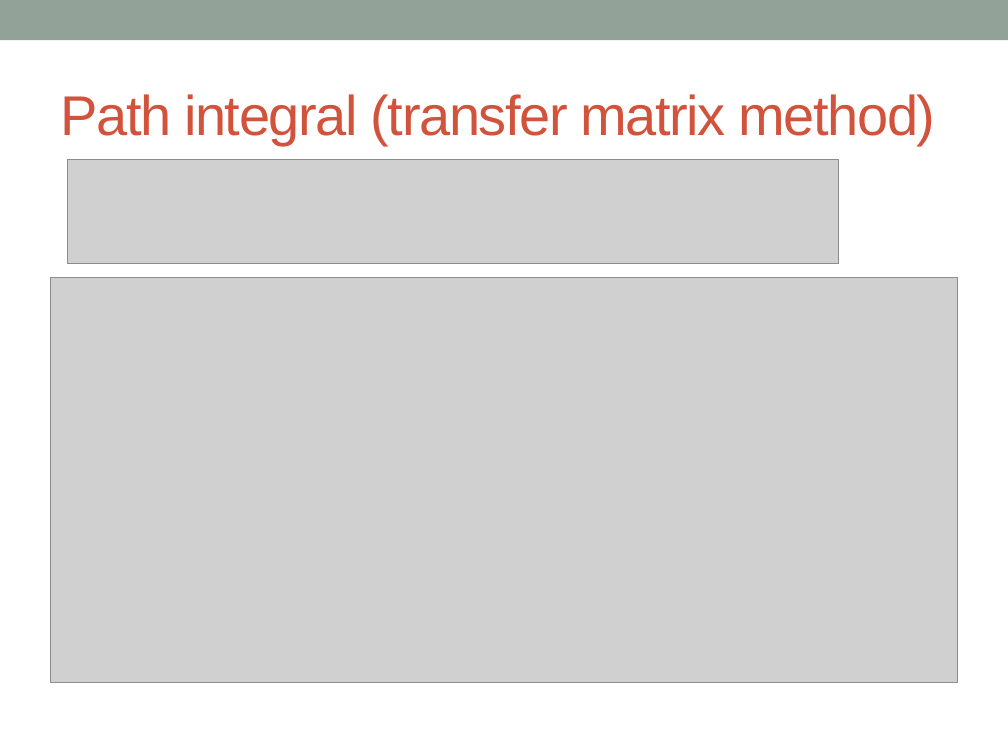
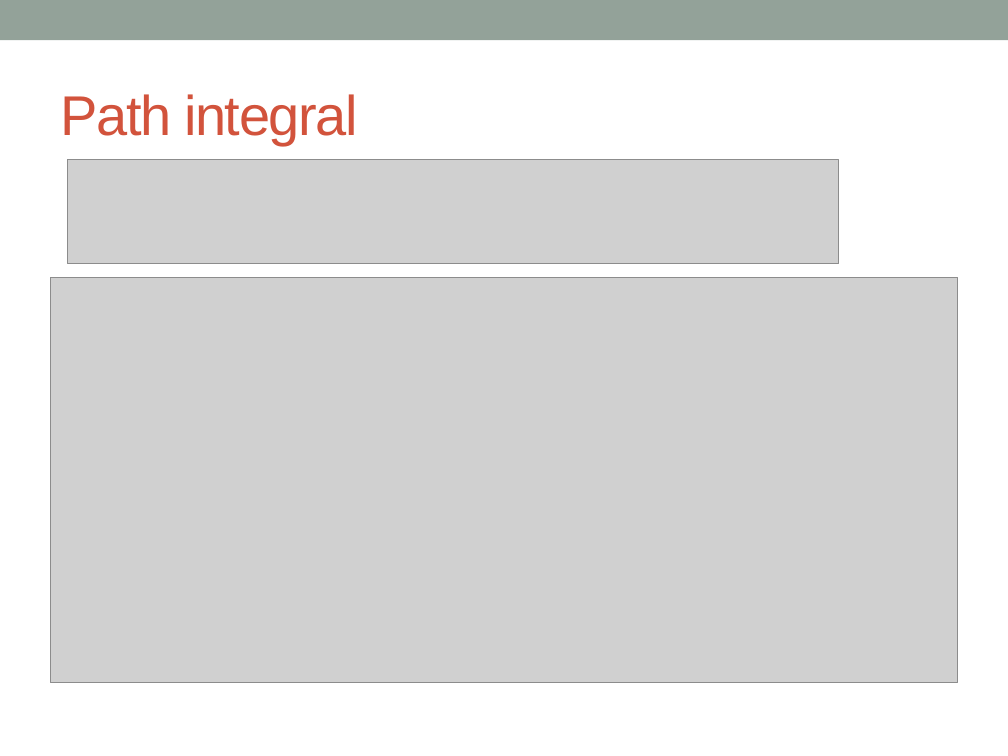
Before and after one commit to alphacentaury-github/NPSS2020, a slide deck: slide 9 of 20211002_BCC_OMEG.pptx. Drawn at 1008x756 pixels with LibreOffice and Linux fonts; fonts in the diff are those of the drawing; grey boxes stand for pictures. Boxes give left, top, right and bottom in pixels: in the first picture for what was removed or moved away, otherwise in the second. Text is boxed around its words. In the diff, an @@ line names an element or a change of style, - is before the commit and + after.

```diff
--- a/20211002_BCC_OMEG.pptx
+++ b/20211002_BCC_OMEG.pptx
@@ title at bbox=[60, 94, 358, 145]: text changed @@
-Path integral (transfer matrix method)
+Path integral
```
Also in this commit, not shown: 5 other slides changed, 4 slides added, 2 other files.
